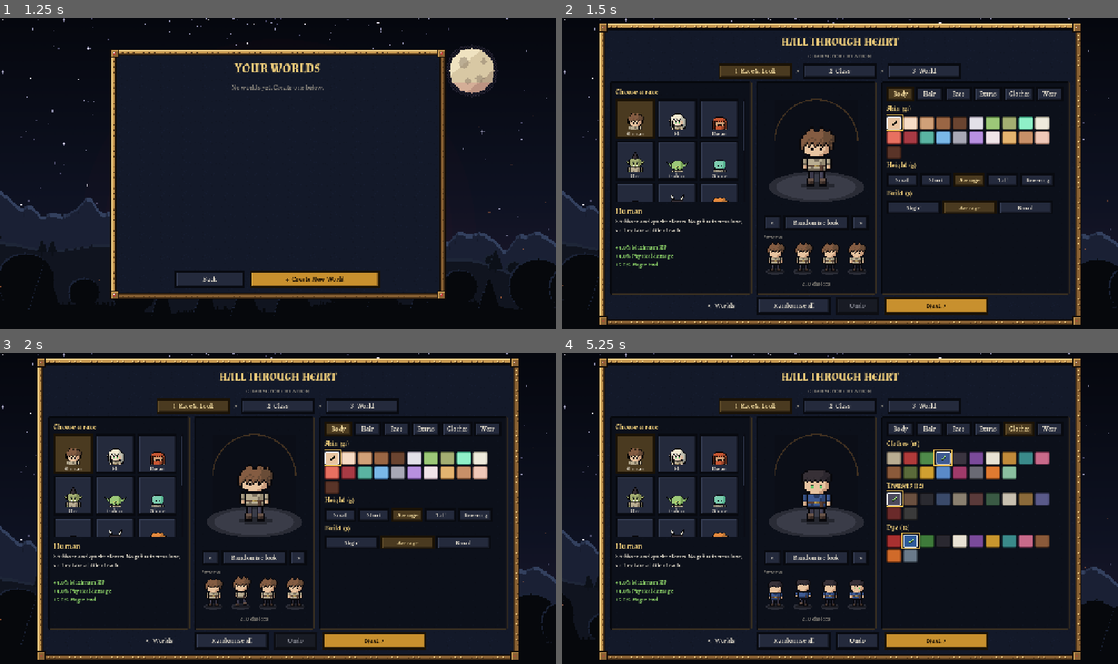
Above: before the commit, frames 1-4 (two rows, left to right).
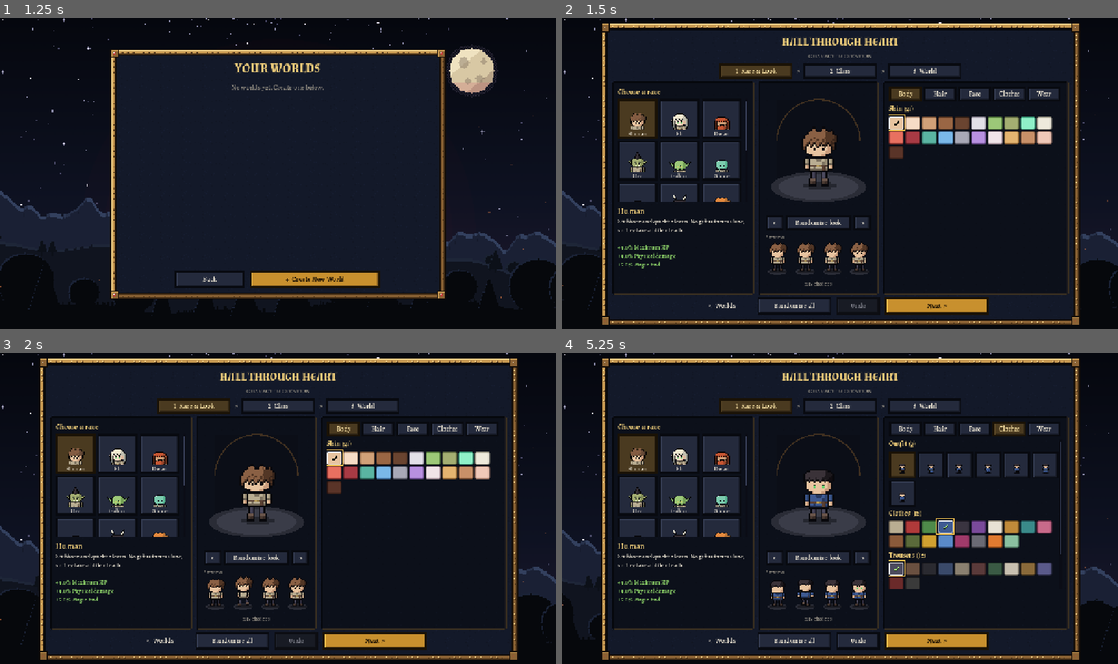
Above: after the commit, the same moments.

Repository: snamberi/Hall-Through-Heart
Game: Godot game, scene res://scenes/menu.tscn
Same seed, same stepped clock (60 frames per second), same inputs: the game is played once before the commit and once after it. Sound files missing from this copy of the repository are replaced by a short silence.
Inputs (mouse positions are in pixels of both pictures, inside the frame that each line leads up to):
- Up to frame 1 (1.25 s): click "PLAY" at 0.5 s
- Up to frame 2 (1.5 s): click "+ Create New World" at 1.25 s
- Up to frame 3 (2 s): no input
- Up to frame 4 (5.25 s): click "Randomise look" at 2 s; click "Body" at 2.75 s; click "Face" at 3.5 s; click (990, 427) at 4.25 s, where only the run before the commit has a clickable "Extras"; click "Clothes" at 5 s

Frame 1 is identical in both runs. In frame 2, 11% of the frame differs, in the area x 6-94%, y 1-99%; in frame 3, 11%; in frame 4, 16%.

Commit message:
Races that look their own, real outfits, true colours
Each race's ears, horns, tail, wings, height and build are now the race's
own and not chosen. The creator keeps Race, Body (skin), Hair, Face (eyes
and markings), Clothes and Wear; the Extras tab and the ear, height and
build choices are gone.

Race faces redrawn: a lizard's snout, a crest of spines and cheek scales;
a fox's pale muzzle and black nose with fur tufts at the cheeks; a skull's
dark sockets, hollow nose and cheekbones; stone's heavy brow and cracks;
slime dripping from the jaw; a long hooked goblin nose; vampire fangs.

Clothes are real garments now, not only colours: the plain tunic, a robe
to the ankles with a gold sash, an open vest over the shirt, a long coat
with collar and buttons, a strapped and studded jerkin, a dress with a
full skirt, and rags, each in the chosen clothes colour.

Colours: hair, beards, dyed things, skin-coloured parts, eyes and outfits
now take the chosen colour's own three tones exactly (light, mid and
dark) instead of being multiplied darker, so what the swatch shows is
what is worn.

Co-Authored-By: Claude Opus 5.5 <noreply@anthropic.com>
Claude-Session: https://claude.ai/code/session_018VKRMzBJrrQDcMAxNX13Ea

Diff:
--- a/scripts/player/appearance.gd
+++ b/scripts/player/appearance.gd
@@ -95,6 +95,14 @@
 	{"name": "Woad", "sheet": "mark_9", "color": Color.WHITE}, {"name": "Star", "sheet": "mark_10", "color": Color.WHITE},
 	{"name": "Gold paint", "sheet": "mark_11", "color": Color.WHITE}, {"name": "Third eye", "sheet": "mark_12", "color": Color.WHITE},
 ]
+## Garments over the body, in the clothes colour (the plain tunic is the body's own).
+const OUTFITS: Array[Dictionary] = [
+	{"name": "Tunic", "sheet": ""}, {"name": "Robe", "sheet": "outfit_1"}, {"name": "Open vest", "sheet": "outfit_2"},
+	{"name": "Long coat", "sheet": "outfit_3"}, {"name": "Jerkin", "sheet": "outfit_4"}, {"name": "Dress", "sheet": "outfit_5"},
+	{"name": "Rags", "sheet": "outfit_6"},
+]
+## Given by the race and not chosen: its ears, horns, tail, wings, height and build.
+const RACE_FIXED: Array[String] = ["ears", "horns", "tail", "wings", "height", "build"]
 ## Things worn: "dyed" ones take the chosen dye colour, the rest keep their own.
 const HATS: Array[Dictionary] = [
 	{"name": "None", "sheet": ""}, {"name": "Hood", "sheet": "hat_1", "dyed": true}, {"name": "Bandana", "sheet": "hat_2", "dyed": true},
@@ -165,7 +173,7 @@
 	["hair_style", "Hair", "HAIR_STYLES", "shape"], ["hair", "Hair colour", "HAIR", "colour"], ["beard", "Beard", "BEARDS", "shape"],
 	["eyes", "Eyes", "EYES", "colour"], ["mark", "Face", "MARKS", "shape"], ["ears", "Ears", "EARS", "shape"], ["horns", "Horns", "HORNS", "shape"],
 	["tail", "Tail", "TAILS", "shape"], ["wings", "Wings", "WINGS", "shape"],
-	["clothes", "Clothes", "CLOTHES", "colour"], ["trousers", "Trousers", "TROUSERS", "colour"],
+	["outfit", "Outfit", "OUTFITS", "shape"], ["clothes", "Clothes", "CLOTHES", "colour"], ["trousers", "Trousers", "TROUSERS", "colour"],
 	["hat", "Hat", "HATS", "shape"], ["accessory", "Accessory", "ACCESSORIES", "shape"], ["neck", "Neck", "NECKWEAR", "shape"],
 	["cape", "Cape", "CAPES", "shape"], ["dye", "Dye", "DYES", "colour"],
 ]
@@ -183,17 +191,18 @@
 		"hair": 2, "clothes": 6, "trousers": 4},
 }
 const DEFAULT := {"race": "human", "skin": 0, "hair": 0, "hair_style": 0, "beard": 0, "eyes": 0, "ears": 0, "horns": 0, "tail": 0, "wings": 0, "mark": 0,
-	"height": 2, "build": 1, "clothes": 0, "trousers": 0, "look": "wanderer", "hat": 0, "accessory": 0, "neck": 0, "cape": 0, "dye": 0}
+	"height": 2, "build": 1, "clothes": 0, "trousers": 0, "look": "wanderer", "hat": 0, "accessory": 0, "neck": 0, "cape": 0, "dye": 0, "outfit": 0}
 ## Slots for feature layers, back to front: [slot, appearance key, list, drawn behind the body].
 const FEATURES: Array[Array] = [
 	["tail", "tail", "TAILS", true], ["wings", "wings", "WINGS", true], ["cape", "cape", "CAPES", true], ["ears", "ears", "EARS", false], ["eyes", "eyes", "", false],
+	["outfit", "outfit", "OUTFITS", false],
 	["mark", "mark", "MARKS", false], ["neck", "neck", "NECKWEAR", false], ["face", "accessory", "ACCESSORIES", false], ["beard", "beard", "BEARDS", false],
 	["hair", "hair_style", "HAIR_STYLES", false], ["horns", "horns", "HORNS", false], ["hat", "hat", "HATS", false],
 ]
 ## Layers every race has of its own (not chosen in the creator).
 const RACE_LAYERS: Array[String] = ["race", "race_accent"]
 ## Every look layer in drawing order, back to front: [slot, behind body].
-const LAYER_ORDER: Array[Array] = [["tail", true], ["wings", true], ["cape", true], ["ears", false], ["race", false], ["eyes", false], ["mark", false],
+const LAYER_ORDER: Array[Array] = [["tail", true], ["wings", true], ["cape", true], ["ears", false], ["race", false], ["outfit", false], ["eyes", false], ["mark", false],
 	["race_accent", false], ["neck", false], ["face", false], ["beard", false], ["hair", false], ["horns", false], ["hat", false]]
 
 const SHADER := """
@@ -257,6 +266,7 @@
 		"MARKS": return MARKS
 		"HEIGHTS": return HEIGHTS
 		"BUILDS": return BUILDS
+		"OUTFITS": return OUTFITS
 	return []
 
 
@@ -288,10 +298,14 @@
 	for key: String in ["skin", "hair", "clothes", "trousers"]:
 		if look.has(key):
 			result[key] = look[key]
+	if not RACES.has(result["race"]):
+		result["race"] = "human"
+	# What the race is born with is not a choice.
+	var born: Dictionary = RACES[result["race"]]["look"]
+	for key: String in RACE_FIXED:
+		result[key] = born.get(key, DEFAULT[key])
 	for row in OPTIONS:
 		result[row[0]] = clampi(int(result[row[0]]), 0, list(row[2]).size() - 1)
-	if not RACES.has(result["race"]):
-		result["race"] = "human"
 	return result
 
 
@@ -362,29 +376,47 @@
 		var slot: String = feature[0]
 		if slot == "eyes":
 			if worn["eyes"] > 0:
-				result[slot] = {"sheet": "eyes", "tint": Color(EYES[worn["eyes"]][0])}
+				result[slot] = {"sheet": "eyes", "tint": Color(EYES[worn["eyes"]][0]), "ramp": EYES[worn["eyes"]]}
 			continue
 		var choice: Dictionary = list(feature[2])[worn[feature[1]]]
 		if choice["sheet"] == "":
 			continue
 		var tint := Color.WHITE
+		var ramp: Array = []
 		if choice.get("dyed", false):
-			tint = Color(DYES[worn["dye"]][0])
+			ramp = DYES[worn["dye"]]
+		elif slot == "outfit":
+			ramp = CLOTHES[worn["clothes"]]
 		elif slot in ["hair", "beard"] or choice.get("tint", "") == "hair":
-			tint = hair
+			ramp = HAIR[worn["hair"]]
 		elif slot == "ears" or choice.get("tint", "") == "skin":
-			tint = skin
+			ramp = SKIN_TONES[worn["skin"]]
 		elif choice.has("color"):
 			tint = choice["color"]
-		result[slot] = {"sheet": choice["sheet"], "tint": tint}
+		if not ramp.is_empty():
+			tint = Color(ramp[0])
+		result[slot] = {"sheet": choice["sheet"], "tint": tint, "ramp": ramp.slice(0, 3)}
 	# Each race's own details: one layer in the skin's colours, one that
 	# keeps its own (tusks, embers, moss, fin glints...).
 	var race: String = str(worn.get("race", "human"))
 	if ResourceLoader.exists("res://assets/sprites/looks/race_%s.png" % race):
-		result["race"] = {"sheet": "race_" + race, "tint": skin}
+		result["race"] = {"sheet": "race_" + race, "tint": skin, "ramp": (SKIN_TONES[worn["skin"]] as Array).slice(0, 3)}
 	if ResourceLoader.exists("res://assets/sprites/looks/race_%s_accent.png" % race):
 		result["race_accent"] = {"sheet": "race_%s_accent" % race, "tint": Color.WHITE}
 	return result
+
+
+## Colours a look layer: with a ramp, its greys take that colour's own
+## three tones exactly; otherwise it is simply tinted.
+static func apply_tint(material: ShaderMaterial, feature: Dictionary) -> void:
+	material.set_shader_parameter("tint", feature["tint"])
+	var ramp: Array = feature.get("ramp", [])
+	if ramp.size() >= 3:
+		material.set_shader_parameter("tint_mid", Color(ramp[1]))
+		material.set_shader_parameter("tint_dark", Color(ramp[2]))
+		material.set_shader_parameter("use_ramp", 1.0)
+	else:
+		material.set_shader_parameter("use_ramp", 0.0)
 
 
 static func make_material(appearance: Dictionary) -> ShaderMaterial:
--- a/scripts/player/player_animator.gd
+++ b/scripts/player/player_animator.gd
@@ -40,6 +40,7 @@
 	{"name": "cape", "behind": true},
 	{"name": "look_ears", "behind": false},
 	{"name": "look_race", "behind": false},
+	{"name": "look_outfit", "behind": false},
 	{"name": "look_eyes", "behind": false},
 	{"name": "look_mark", "behind": false},
 	{"name": "look_race_accent", "behind": false},
@@ -91,6 +92,11 @@
 const LAYER_SHADER := """
 shader_type canvas_item;
 uniform vec4 tint : source_color = vec4(1.0);
+// With a ramp, grey art takes the chosen colour's own three tones exactly
+// (light, mid, dark) instead of being multiplied darker.
+uniform vec4 tint_mid : source_color = vec4(1.0);
+uniform vec4 tint_dark : source_color = vec4(1.0);
+uniform float use_ramp = 0.0;
 uniform vec4 rarity_color : source_color = vec4(1.0);
 uniform float outline_mix = 0.0;
 uniform float glow = 0.0;
@@ -100,10 +106,12 @@
 uniform float water_line = 9999.0;
 varying float local_y;
 varying vec2 local_pos;
+varying vec4 modulate;
 
 void vertex() {
 	local_y = VERTEX.y;
 	local_pos = VERTEX;
+	modulate = COLOR;
 }
 
 float hash(vec2 p) {
@@ -117,6 +125,12 @@
 	vec4 pixel = texture(TEXTURE, UV);
 	float outline = step(pixel.r + pixel.g + pixel.b, 0.125) * pixel.a;
 	vec3 body = COLOR.rgb * tint.rgb + rarity_color.rgb * glow * 0.3;
+	float spread = max(max(pixel.r, pixel.g), pixel.b) - min(min(pixel.r, pixel.g), pixel.b);
+	if (use_ramp > 0.5 && spread < 0.08 && outline < 0.5) {
+		float level = pixel.g;
+		vec3 tone = level > 0.88 ? tint.rgb : (level > 0.68 ? tint_mid.rgb : (level > 0.5 ? tint_dark.rgb : tint_dark.rgb * 0.78));
+		body = tone * modulate.rgb + rarity_color.rgb * glow * 0.3;
+	}
 	vec3 edge = rarity_color.rgb;
 	vec3 result = mix(body, mix(COLOR.rgb, edge, outline_mix), outline);
 	float inside = (1.0 - outline) * step(0.5, pixel.a);
@@ -412,7 +426,7 @@
 		BodyFit.follow(sprite, self)
 		sprite.visible = true
 		var look_material := sprite.material as ShaderMaterial
-		look_material.set_shader_parameter("tint", _features[slot]["tint"])
+		Appearance.apply_tint(look_material, _features[slot])
 		look_material.set_shader_parameter("rarity_color", Color.BLACK)
 		look_material.set_shader_parameter("outline_mix", 0.0)
 		look_material.set_shader_parameter("glow", 0.0)
--- a/scripts/ui/appearance_editor.gd
+++ b/scripts/ui/appearance_editor.gd
@@ -10,17 +10,16 @@
 
 const TABS: Array[Array] = [
 	["Race", []],
-	["Body", ["skin", "height", "build"]],
+	["Body", ["skin"]],
 	["Hair", ["hair_style", "hair", "beard"]],
-	["Face", ["eyes", "mark", "ears"]],
-	["Extras", ["horns", "tail", "wings"]],
-	["Clothes", ["clothes", "trousers", "dye"]],
+	["Face", ["eyes", "mark"]],
+	["Clothes", ["outfit", "clothes", "trousers", "dye"]],
 	["Wear", ["hat", "accessory", "neck", "cape"]],
 ]
 ## Rows drawn as pictures; the rest of the shape rows are named buttons.
-const PICTURED: Array[String] = ["hair_style", "beard", "mark", "ears", "horns", "tail", "wings", "hat", "accessory", "neck", "cape"]
+const PICTURED: Array[String] = ["hair_style", "beard", "mark", "ears", "horns", "tail", "wings", "hat", "accessory", "neck", "cape", "outfit"]
 ## Rows whose pictures show the whole figure rather than the head.
-const WHOLE: Array[String] = ["tail", "wings", "neck", "cape"]
+const WHOLE: Array[String] = ["tail", "wings", "neck", "cape", "outfit"]
 const THUMB := 62.0
 
 var appearance: Dictionary = Appearance.DEFAULT.duplicate()
--- a/scripts/ui/look_preview.gd
+++ b/scripts/ui/look_preview.gd
@@ -72,7 +72,7 @@
 		sprite.visible = features.has(slot)
 		if sprite.visible:
 			BodyFit.wear(sprite, "looks/" + features[slot]["sheet"], "look_" + slot, _appearance)
-			(sprite.material as ShaderMaterial).set_shader_parameter("tint", features[slot]["tint"])
+			Appearance.apply_tint(sprite.material as ShaderMaterial, features[slot])
 	_place()
 
 
--- a/scripts/world/person_figure.gd
+++ b/scripts/world/person_figure.gd
@@ -61,7 +61,7 @@
 		sprite.visible = features.has(slot)
 		if sprite.visible:
 			BodyFit.wear(sprite, "looks/" + features[slot]["sheet"], "look_" + slot, fitted)
-			(sprite.material as ShaderMaterial).set_shader_parameter("tint", features[slot]["tint"])
+			Appearance.apply_tint(sprite.material as ShaderMaterial, features[slot])
 	_body.play("idle")
 	_sync()
 
Binary file added: assets/sprites/looks/outfit_1.png
Not shown, added: assets/sprites/looks/outfit_1.png.import
Binary file added: assets/sprites/looks/outfit_1_b0.png
Not shown, added: assets/sprites/looks/outfit_1_b0.png.import
Binary file added: assets/sprites/looks/outfit_1_b2.png
Not shown, added: assets/sprites/looks/outfit_1_b2.png.import
Binary file added: assets/sprites/looks/outfit_2.png
Not shown, added: assets/sprites/looks/outfit_2.png.import
Binary file added: assets/sprites/looks/outfit_2_b0.png
Not shown, added: assets/sprites/looks/outfit_2_b0.png.import
Binary file added: assets/sprites/looks/outfit_2_b2.png
Not shown, added: assets/sprites/looks/outfit_2_b2.png.import
(and 33 more such lines)
